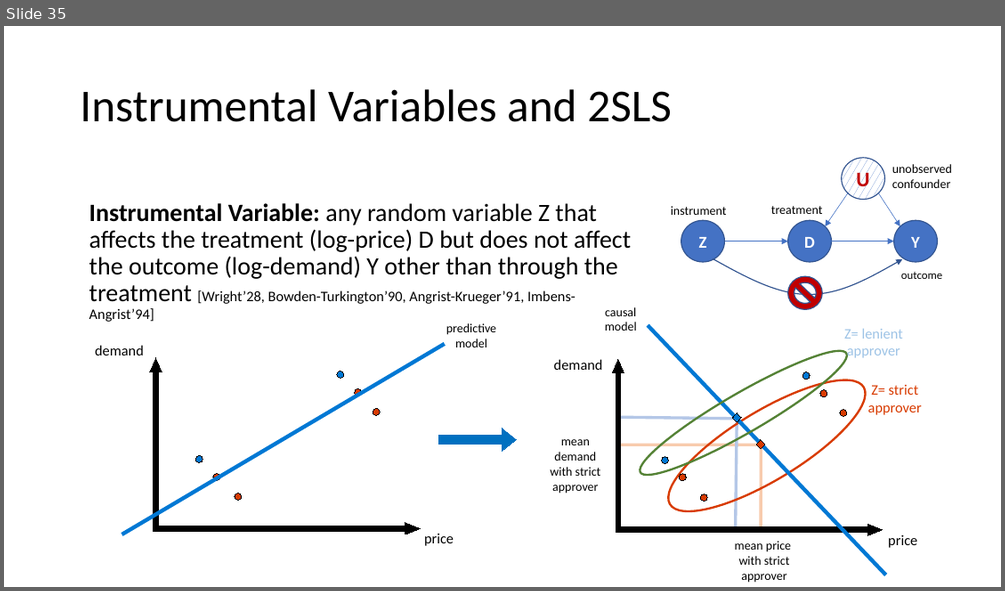
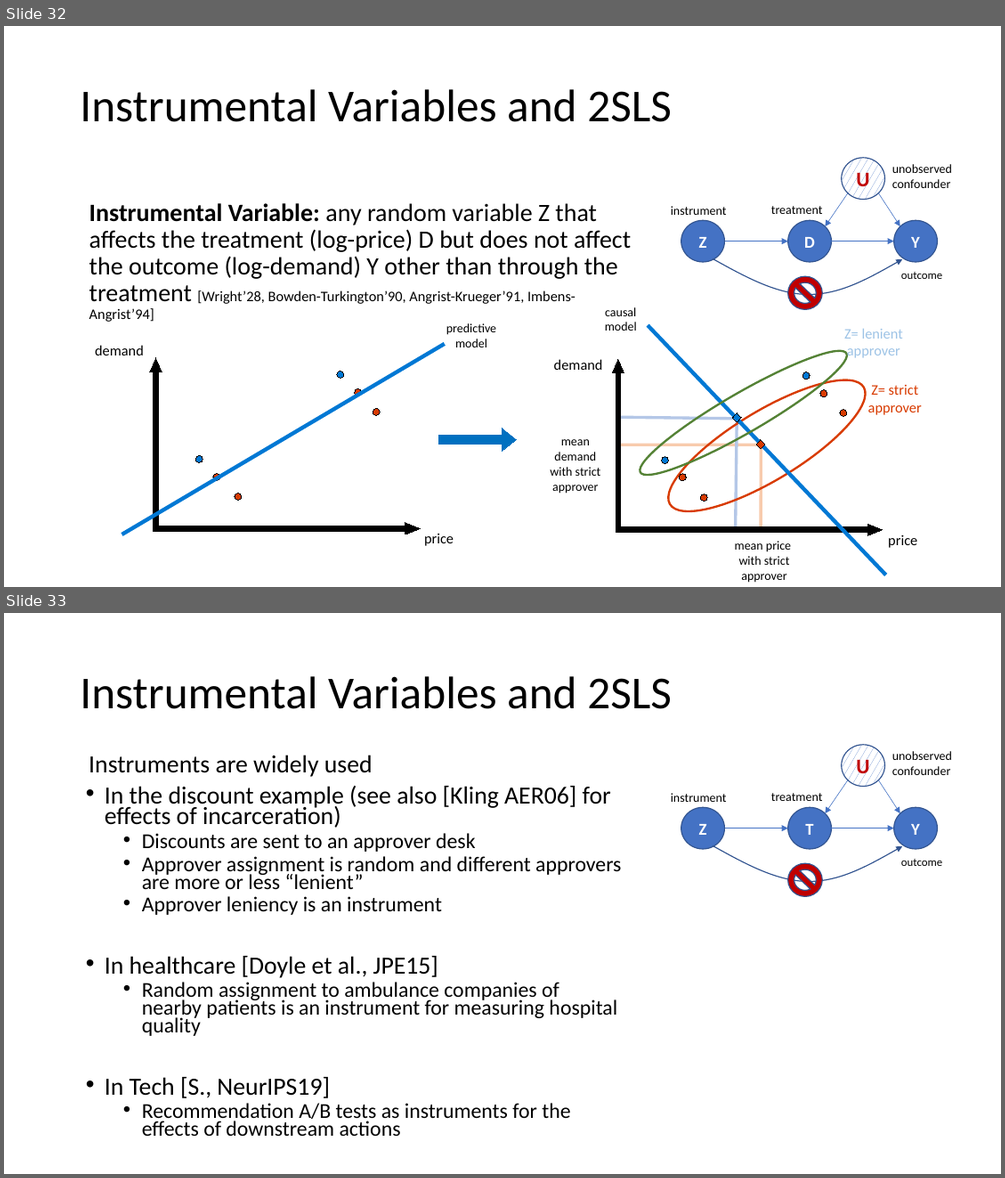
Before and after one commit to stanford-msande228/winter23, a slide deck: MSANDE228_Lecture14_Unobserved_Confounding.pptx. Shown one above the other, each under a label of ours: slide 35 before the commit, slides 32 and 33 after it. The pictures are 1005x591 and 1005x1178 pixels, drawn with LibreOffice and Linux fonts; fonts in the diff are those of the drawing. Boxes give left, top, right and bottom in pixels: in the first picture for what was removed or moved away, otherwise in the second. Text is boxed around its words. In the diff, an @@ line names an element or a change of style, - is before the commit and + after.

```diff
--- a/MSANDE228_Lecture14_Unobserved_Confounding.pptx
+++ b/MSANDE228_Lecture14_Unobserved_Confounding.pptx
@@ slide 33 added at (x1=4, y1=613, x2=1001, y2=1174), background #FFFFFF @@
@@ title added at (x1=80, y1=676, x2=672, y2=709), 44 pt, text #000000 @@
+Instrumental Variables and 2SLS
@@ text added at (x1=89, y1=755, x2=621, y2=1135), 20.4 pt, text #000000 @@
+Instruments are widely used
+• In the discount example (see also [Kling AER06] for effects of incarceration)
+  • Discounts are sent to an approver desk
+  • Approver assignment is random and different approvers are more or less “lenient”
+  • Approver leniency is an instrument
+• In healthcare [Doyle et al., JPE15]
+  • Random assignment to ambulance companies of nearby patients is an instrument for measuring hospital quality
+• In Tech [S., NeurIPS19]
+  • Recommendation A/B tests as instruments for the effects of downstream actions
@@ group added at (x1=671, y1=745, x2=952, y2=896): 4 ellipses, 4 arrows, 4 texts, 1 freeform shape, 1 no-entry sign @@
+T
+Y
+U
+Z
+unobserved confounder
+outcome
+treatment
+instrument
@@ what was slide 35 is now slide 32 @@
```
Also in this commit, not shown: 2 slides changed, 1 other slide added, 5 slides removed, 1 other file.
